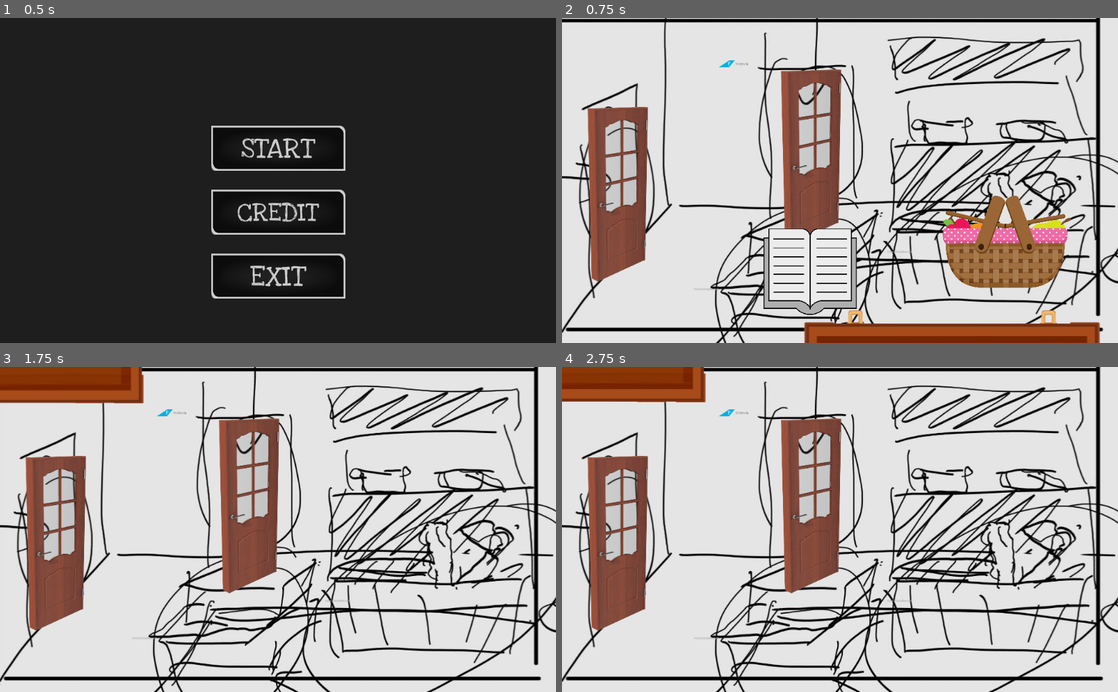
Above: before the commit, frames 1-4 (two rows, left to right).
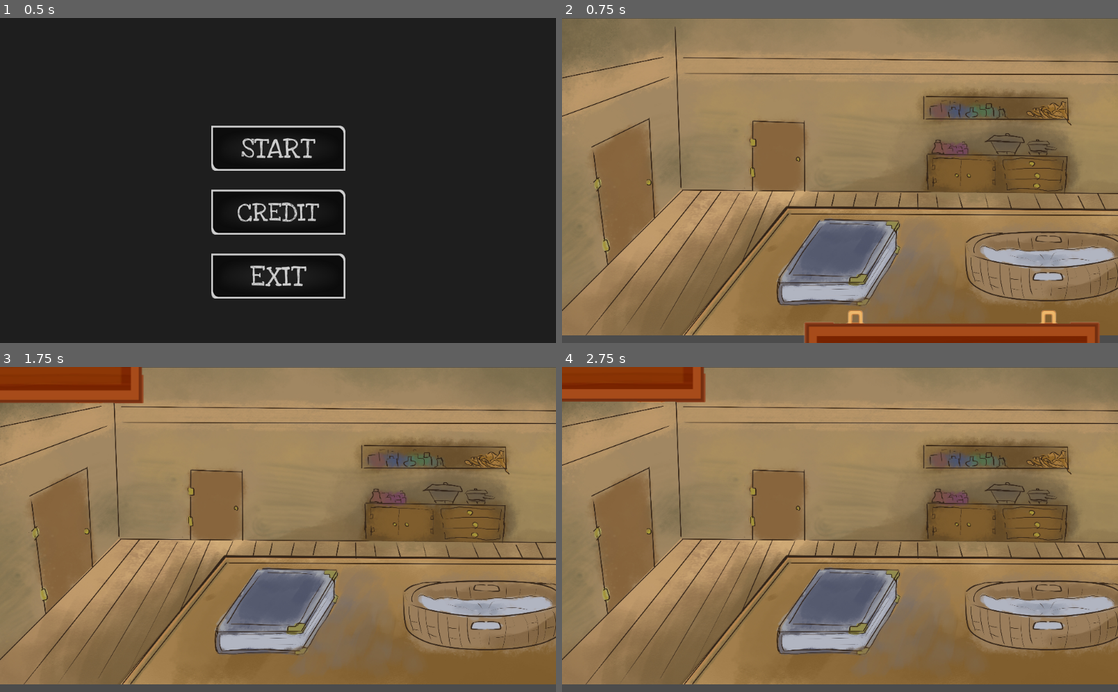
Above: after the commit, the same moments.

Repository: raimess11/GGJBandung23-Mandrake
Game: Godot game, scene res://ui/Menu.tscn
Two runs of this game, one before a commit and one after it. Both use one fixed random seed, a clock stepped at 60 frames per second and the inputs below. The project has no main scene, so this scene is started directly. The engine's default icon, where the game draws it, is replaced by a stand-in: a white triangle on a blue panel in a dark square.
Inputs (mouse positions are in pixels of both pictures, inside the frame that each line leads up to):
- Up to frame 1 (0.5 s): no input
- Up to frame 2 (0.75 s): click (840, 148) at 0.5 s
- Up to frame 3 (1.75 s): tap Enter at 1.25 s; move the mouse to (55, 542) at 1.27 s; click (55, 542) at 1.35 s; tap Space at 1.52 s
- Up to frame 4 (2.75 s): tap Space at 2, 2.27 s; move the mouse to (812, 503) at 2.02 s; click (812, 503) at 2.1 s

Frame 1 is identical in both runs. In frame 2, 95% of the frame differs, in the area x 0-100%, y 0-100%; in frame 3, 97%; in frame 4, 97%.

Commit message:
gas push

Diff:
--- a/Mandrake Store and Root Garden/Commponent/Item/Root/Destruction/RootOfDestruction.tres
+++ b/Mandrake Store and Root Garden/Commponent/Item/Root/RootOfDestruction.tres
@@ -1,9 +1,11 @@
-[gd_resource type="Resource" load_steps=2 format=2]
+[gd_resource type="Resource" load_steps=3 format=2]
 
 [ext_resource path="res://Commponent/Item/ItemResourceSript.gd" type="Script" id=1]
+[ext_resource path="res://assets/Root Image/root-orange.png" type="Texture" id=2]
 
 [resource]
 script = ExtResource( 1 )
 nama = "Ríza tis Katastrofí "
+texture = ExtResource( 2 )
 description = "Glowing orange root creeping from tree with extremely power stored inside"
 harga = 0
--- a/Mandrake Store and Root Garden/Commponent/Item/Root/Healing/RootOfHealing.tres
+++ b/Mandrake Store and Root Garden/Commponent/Item/Root/RootOfHealing.tres
@@ -1,9 +1,11 @@
-[gd_resource type="Resource" load_steps=2 format=2]
+[gd_resource type="Resource" load_steps=3 format=2]
 
 [ext_resource path="res://Commponent/Item/ItemResourceSript.gd" type="Script" id=1]
+[ext_resource path="res://assets/Root Image/root-green.png" type="Texture" id=2]
 
 [resource]
 script = ExtResource( 1 )
 nama = "Ríza tis Therapeías "
+texture = ExtResource( 2 )
 description = "Greenish root that pops out from ground with magical power can instant heal whoever eat it"
 harga = 0
--- a/Mandrake Store and Root Garden/Commponent/Item/Root/Poison/RootOfPoison.tres
+++ b/Mandrake Store and Root Garden/Commponent/Item/Root/RootOfPoison.tres
@@ -1,9 +1,11 @@
-[gd_resource type="Resource" load_steps=2 format=2]
+[gd_resource type="Resource" load_steps=3 format=2]
 
 [ext_resource path="res://Commponent/Item/ItemResourceSript.gd" type="Script" id=1]
+[ext_resource path="res://assets/Root Image/root-purple.png" type="Texture" id=2]
 
 [resource]
 script = ExtResource( 1 )
 nama = "Ríza Dilitiríou "
+texture = ExtResource( 2 )
 description = "Purpleish root with green accent pop out from the swamp can give toxic to whoever eat it"
 harga = 0
--- a/Mandrake Store and Root Garden/Commponent/Item2D/Item2D.gd
+++ b/Mandrake Store and Root Garden/Commponent/Item2D/Item2D.gd
@@ -2,6 +2,7 @@
 
 export(Resource) var data = preload("res://roots/Ríza Dilitiríou.tres")
 
+var size:float = 1
 
 var DropPoint:Vector2
 var DropPoint_list:Array = []
@@ -13,8 +14,10 @@
 
 func _ready():
 	$Sprite.texture = data.texture
+	$Sprite.scale.x = size
+	$Sprite.scale.y = size
 	DropPoint_list = get_tree().get_nodes_in_group("DropPoint")
-	initial_currentDropPoint()
+	DropPoint = global_position
 
 
 func _physics_process(delta):
--- a/Mandrake Store and Root Garden/Commponent/Item2D/Item2D.tscn
+++ b/Mandrake Store and Root Garden/Commponent/Item2D/Item2D.tscn
@@ -1,7 +1,7 @@
 [gd_scene load_steps=4 format=2]
 
 [ext_resource path="res://Commponent/Item2D/Item2D.gd" type="Script" id=1]
-[ext_resource path="res://Commponent/Item/Root/Destruction/RootOfDestruction.tres" type="Resource" id=2]
+[ext_resource path="res://Commponent/Item/Root/RootOfDestruction.tres" type="Resource" id=2]
 
 [sub_resource type="CircleShape2D" id=1]
 
--- a/Mandrake Store and Root Garden/GatheringSpot/GatheringMap.gd
+++ b/Mandrake Store and Root Garden/GatheringSpot/GatheringMap.gd
@@ -51,6 +51,7 @@
 func _on_go_pressed():
 	for i in int(rand_range(3, 7)):
 		var newItem2d = item2d.instance()
-		newItem2d.data = roots[int(rand_range(0,2))]
-		newItem2d.global_position = Vector2(500+randf()*100,300+randf()*100)
+		newItem2d.data = roots[int(rand_range(0,2.99))]
+		newItem2d.global_position = Vector2(500+(randf()-0.5)*400,300+(randf()-0.5)*500)
+		newItem2d.size = 0.15
 		get_tree().current_scene.add_child(newItem2d)
--- a/Mandrake Store and Root Garden/GatheringSpot/GatheringMap.tscn
+++ b/Mandrake Store and Root Garden/GatheringSpot/GatheringMap.tscn
@@ -2,11 +2,11 @@
 
 [ext_resource path="res://GatheringSpot/reminderUI.gd" type="Script" id=1]
 [ext_resource path="res://ui/ruang utama/Map2.jpg" type="Texture" id=2]
-[ext_resource path="res://Commponent/Item/Root/Poison/RootOfPoison.tres" type="Resource" id=3]
+[ext_resource path="res://Commponent/Item/Root/RootOfPoison.tres" type="Resource" id=3]
 [ext_resource path="res://assets/white.png" type="Texture" id=4]
 [ext_resource path="res://ui/black-and-white-border-box-frame-M08B21-removebg-preview (1).png" type="Texture" id=5]
-[ext_resource path="res://Commponent/Item/Root/Destruction/RootOfDestruction.tres" type="Resource" id=6]
-[ext_resource path="res://Commponent/Item/Root/Healing/RootOfHealing.tres" type="Resource" id=7]
+[ext_resource path="res://Commponent/Item/Root/RootOfDestruction.tres" type="Resource" id=6]
+[ext_resource path="res://Commponent/Item/Root/RootOfHealing.tres" type="Resource" id=7]
 [ext_resource path="res://GatheringSpot/GatheringMap.gd" type="Script" id=8]
 
 [node name="GatheringMap" type="Node2D"]
--- a/Mandrake Store and Root Garden/ui/ruang utama/RuangUtama.gd
+++ b/Mandrake Store and Root Garden/ui/ruang utama/RuangUtama.gd
@@ -4,7 +4,7 @@
 
 func _on_Area2D_input_event(viewport, event, shape_idx):
 	if event is InputEventMouse:
-		if event.is_pressed():
+		if event.is_action_released("click"):
 			$GatheringMap.visible = true
 
 
--- a/Mandrake Store and Root Garden/ui/ruang utama/RuangUtama.tscn
+++ b/Mandrake Store and Root Garden/ui/ruang utama/RuangUtama.tscn
@@ -1,7 +1,7 @@
 [gd_scene load_steps=10 format=2]
 
 [ext_resource path="res://ui/ruang utama/pintu.tscn" type="PackedScene" id=1]
-[ext_resource path="res://ui/ruang utama/ruang utama.jpg" type="Texture" id=2]
+[ext_resource path="res://assets/room/MainRoom.jpg" type="Texture" id=2]
 [ext_resource path="res://ui/ruang utama/basket.tscn" type="PackedScene" id=3]
 [ext_resource path="res://ui/ruang utama/encyclopedia.tscn" type="PackedScene" id=4]
 [ext_resource path="res://GatheringSpot/GatheringMap.tscn" type="PackedScene" id=5]
@@ -15,25 +15,30 @@
 [node name="Node2D" type="Node2D"]
 script = ExtResource( 6 )
 
+[node name="Storage" parent="." instance=ExtResource( 8 )]
+position = Vector2( 726, 564 )
+z_index = 1
+
 [node name="Sprite" type="Sprite" parent="."]
-position = Vector2( 513, 335 )
-scale = Vector2( 1.00327, 0.895294 )
+position = Vector2( 497, 293 )
+scale = Vector2( 0.303497, 0.270833 )
 texture = ExtResource( 2 )
 
 [node name="pintuToko" parent="." instance=ExtResource( 1 )]
-position = Vector2( 110, 324 )
-scale = Vector2( 1.5, 1.5 )
+position = Vector2( 129, 315 )
+rotation = -0.000122786
+scale = Vector2( 1.80901, 1.07897 )
 
 [node name="pintukamar" parent="." instance=ExtResource( 1 )]
-position = Vector2( 466, 255 )
-scale = Vector2( 1.5, 1.5 )
+position = Vector2( 414, 250 )
+scale = Vector2( 2.0213, 0.741298 )
 
 [node name="basket" parent="." instance=ExtResource( 3 )]
-position = Vector2( 819, 413 )
+position = Vector2( 874, 438 )
 scale = Vector2( 5, 5 )
 
 [node name="book" parent="." instance=ExtResource( 4 )]
-position = Vector2( 457, 471 )
+position = Vector2( 509, 440 )
 
 [node name="GatheringMap" parent="." instance=ExtResource( 5 )]
 visible = false
@@ -41,13 +46,10 @@
 [node name="Area2D" type="Area2D" parent="."]
 
 [node name="CollisionShape2D" type="CollisionShape2D" parent="Area2D"]
-position = Vector2( 816.5, 415.75 )
+position = Vector2( 873, 436 )
 shape = SubResource( 1 )
 
 [node name="encyclopedia" parent="." instance=ExtResource( 7 )]
 visible = false
 
-[node name="Storage" parent="." instance=ExtResource( 8 )]
-position = Vector2( 726, 564 )
-
 [connection signal="input_event" from="Area2D" to="." method="_on_Area2D_input_event"]
--- a/Mandrake Store and Root Garden/ui/ruang utama/basket.tscn
+++ b/Mandrake Store and Root Garden/ui/ruang utama/basket.tscn
@@ -1,6 +1,5 @@
-[gd_scene load_steps=4 format=2]
+[gd_scene load_steps=3 format=2]
 
-[ext_resource path="res://ui/ruang utama/basket.png" type="Texture" id=1]
 [ext_resource path="res://ui/ruang utama/basket.gd" type="Script" id=2]
 
 [sub_resource type="RectangleShape2D" id=1]
@@ -11,10 +10,6 @@
 
 [node name="Area2D" type="Area2D" parent="."]
 
-[node name="Sprite" type="Sprite" parent="Area2D"]
-scale = Vector2( 0.0242165, 0.0242165 )
-texture = ExtResource( 1 )
-
 [node name="CollisionShape2D" type="CollisionShape2D" parent="Area2D"]
 position = Vector2( -1, 0 )
 shape = SubResource( 1 )
--- a/Mandrake Store and Root Garden/ui/ruang utama/encyclopedia.gd
+++ b/Mandrake Store and Root Garden/ui/ruang utama/encyclopedia.gd
@@ -3,6 +3,6 @@
 
 func _on_Area2D_input_event(viewport, event, shape_idx):
 	if event is InputEventMouse:
-		if event.is_pressed():
+		if event.is_action_released("click"):
 			get_parent().get_node("encyclopedia").visible = true
 			get_parent().get_node("encyclopedia/CanvasLayer").visible = true
--- a/Mandrake Store and Root Garden/ui/ruang utama/encyclopedia.tscn
+++ b/Mandrake Store and Root Garden/ui/ruang utama/encyclopedia.tscn
@@ -1,7 +1,6 @@
-[gd_scene load_steps=4 format=2]
+[gd_scene load_steps=3 format=2]
 
 [ext_resource path="res://ui/ruang utama/encyclopedia.gd" type="Script" id=1]
-[ext_resource path="res://ui/ruang utama/encyclopedia.png" type="Texture" id=2]
 
 [sub_resource type="RectangleShape2D" id=1]
 extents = Vector2( 84.5, 76.5 )
@@ -11,10 +10,6 @@
 
 [node name="Area2D" type="Area2D" parent="."]
 
-[node name="Sprite" type="Sprite" parent="Area2D"]
-scale = Vector2( 0.0809907, 0.0809907 )
-texture = ExtResource( 2 )
-
 [node name="CollisionShape2D" type="CollisionShape2D" parent="Area2D"]
 position = Vector2( 0.5, -1.5 )
 shape = SubResource( 1 )
--- a/Mandrake Store and Root Garden/ui/ruang utama/pintu.tscn
+++ b/Mandrake Store and Root Garden/ui/ruang utama/pintu.tscn
@@ -12,6 +12,7 @@
 [node name="Area2D" type="Area2D" parent="."]
 
 [node name="Sprite" type="Sprite" parent="Area2D"]
+visible = false
 scale = Vector2( 0.241, 0.241 )
 texture = ExtResource( 1 )
 
Renamed: Mandrake Store and Root Garden/Commponent/Item/Root/Blindness/RootOfBlindness.tres -> Mandrake Store and Root Garden/Commponent/Item/Root/RootOfBlindness.tres
Renamed: Mandrake Store and Root Garden/Commponent/Item/Root/Element/RootOfElement.tres -> Mandrake Store and Root Garden/Commponent/Item/Root/RootOfElement.tres
Renamed: Mandrake Store and Root Garden/Commponent/Item/Root/Invisibility/RootOfInvisibility.tres -> Mandrake Store and Root Garden/Commponent/Item/Root/RootOfInvisibility.tres
Renamed: Mandrake Store and Root Garden/Commponent/Item/Root/Teleportation/RootOfTeleportation.tres -> Mandrake Store and Root Garden/Commponent/Item/Root/RootOfTeleportation.tres
Renamed: Mandrake Store and Root Garden/Commponent/Item/Root/Vision/RootOfVision.tres -> Mandrake Store and Root Garden/Commponent/Item/Root/RootOfVision.tres
Renamed: Mandrake Store and Root Garden/Commponent/Item/Root/Vitality/RootOfVitality.tres -> Mandrake Store and Root Garden/Commponent/Item/Root/RootOfVitality.tres
Binary file added: Mandrake Store and Root Garden/assets/Customor Char/farmer.png
Not shown, added: Mandrake Store and Root Garden/assets/Customor Char/farmer.png.import
Binary file added: Mandrake Store and Root Garden/assets/Customor Char/guard.png
Not shown, added: Mandrake Store and Root Garden/assets/Customor Char/guard.png.import
Binary file added: Mandrake Store and Root Garden/assets/Customor Char/villager1.png
Not shown, added: Mandrake Store and Root Garden/assets/Customor Char/villager1.png.import
(and 62 more such lines)
